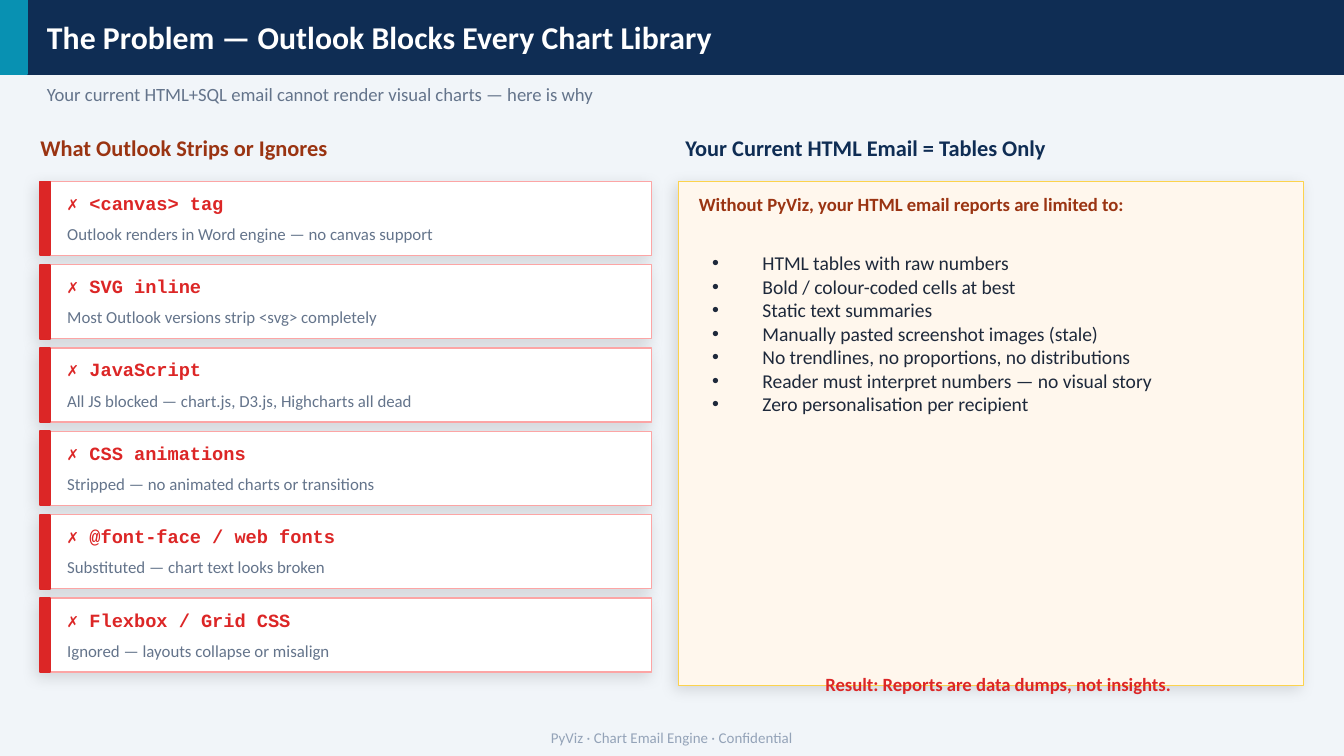
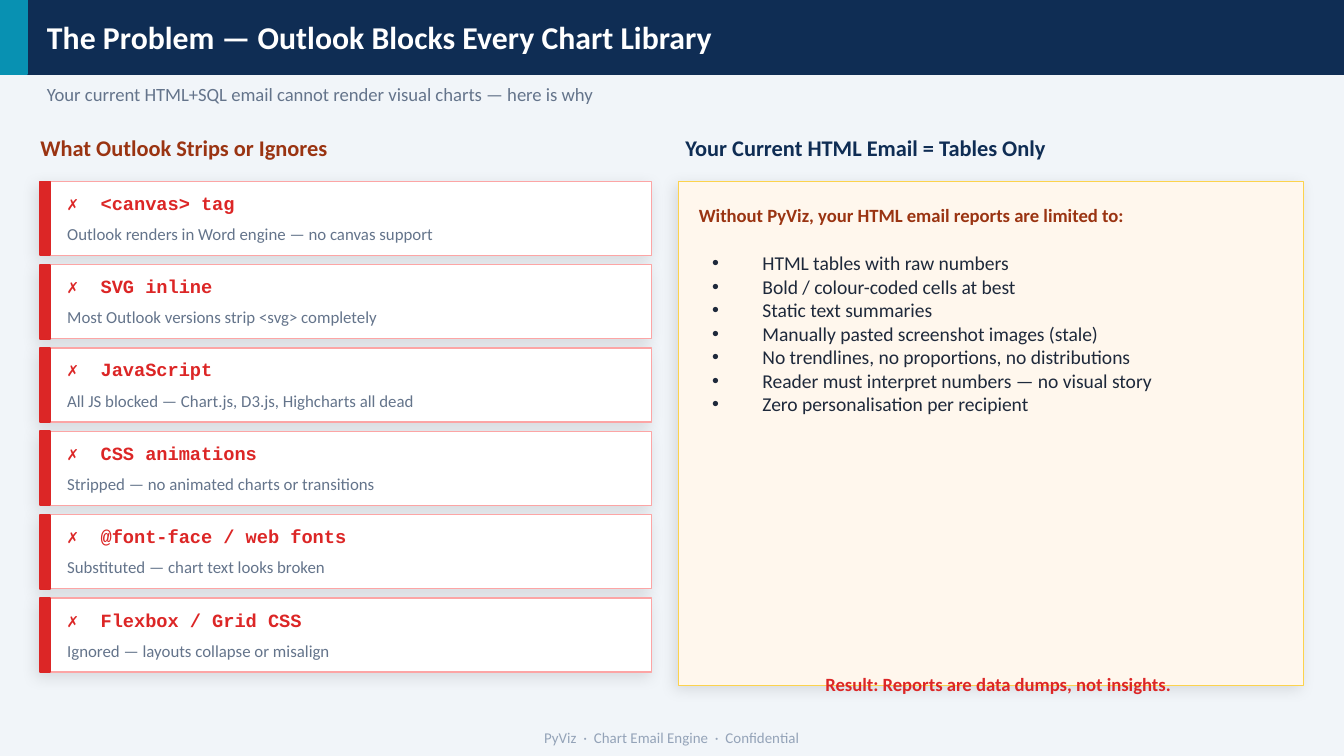
Before and after one commit to manantharuban-commits/PyViz, a slide deck: slide 2 of PyViz_Management_Presentation.pptx. Drawn at 1344x756 pixels with LibreOffice and Linux fonts; fonts in the diff are those of the drawing. Boxes give left, top, right and bottom in pixels: in the first picture for what was removed or moved away, otherwise in the second. Text is boxed around its words. In the diff, an @@ line names an element or a change of style, - is before the commit and + after.

Commit message:
PPT Updates without cosmetic issues

```diff
--- a/PyViz_Management_Presentation.pptx
+++ b/PyViz_Management_Presentation.pptx
@@ shadow changed in 7 elements at [40,181,652,255], [40,265,652,339], [40,348,652,422], [40,431,652,505], [40,515,652,589], [40,598,652,672], [679,181,1304,685] @@
@@ 8 texts: place and size @@
-8 texts at [89,197,1123,746]
+8 texts at [101,197,1123,746]
@@ text at [67,395,413,410]: text changed @@
-All JS blocked — chart.js, D3.js, Highcharts all dead
+All JS blocked — Chart.js, D3.js, Highcharts all dead
```
Also in this commit, not shown: 8 other slides changed, 2 slides added, 2 slides removed, 2 other files.
